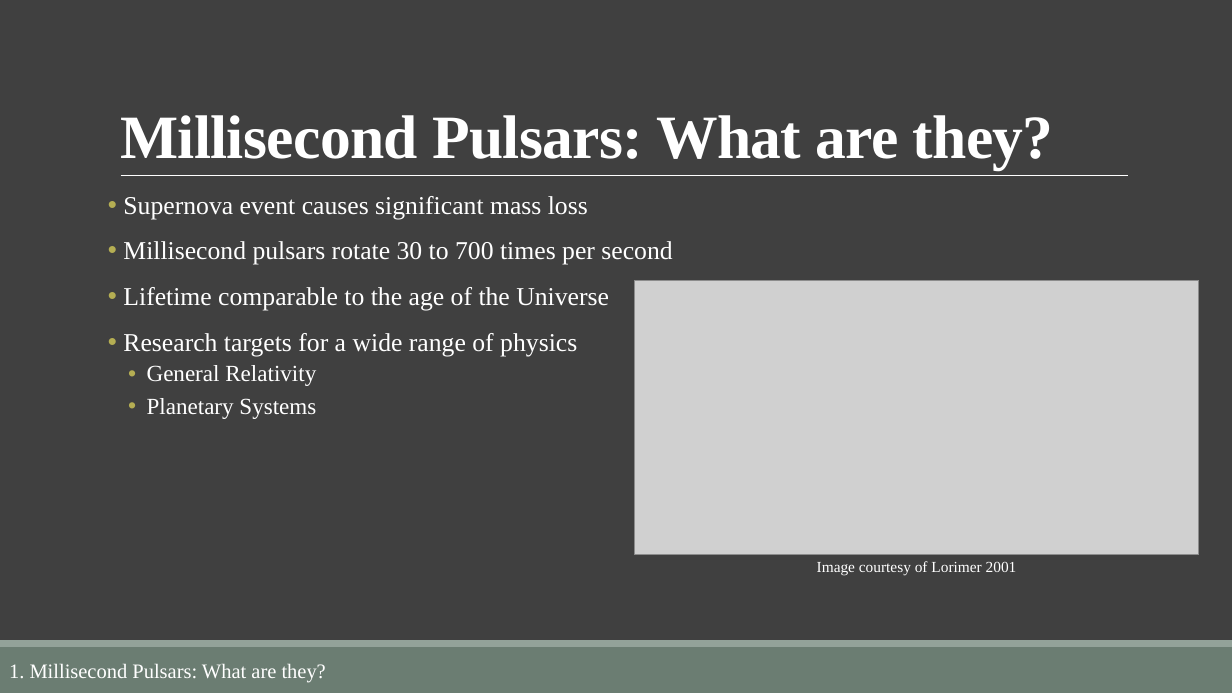
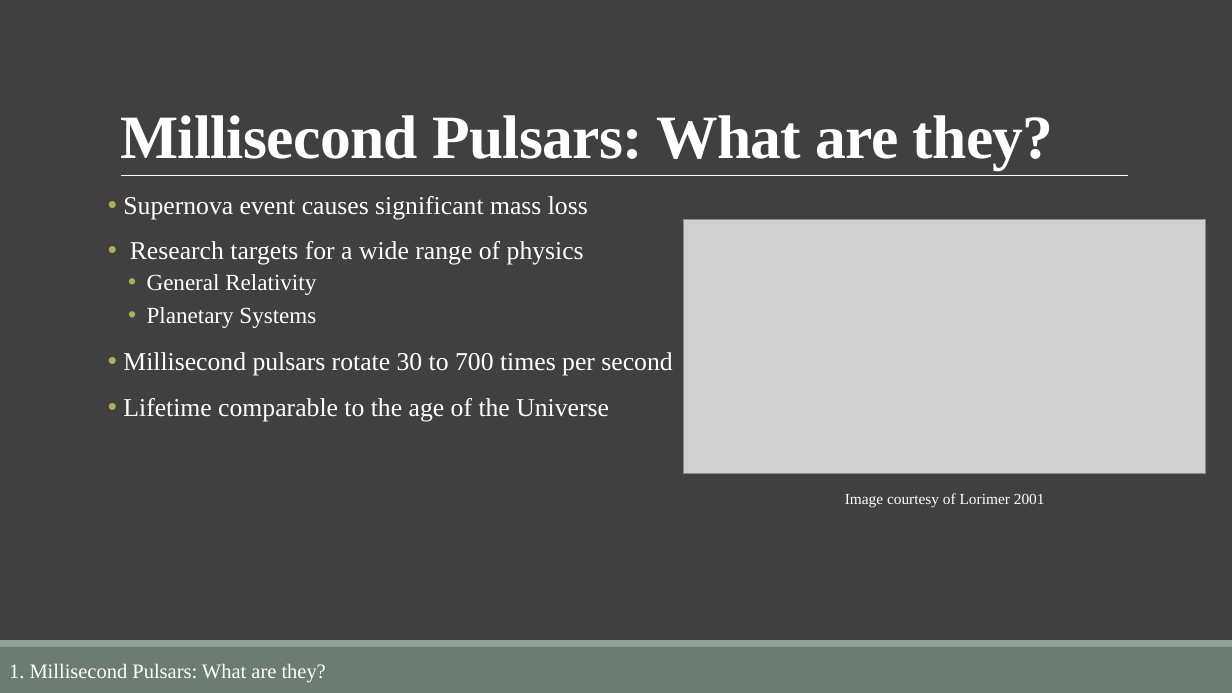
Before and after one commit to ErwanH29/Team-B-Millisecond-Pulsars, a slide deck: slide 5 of Documents/The Milky Way and its Millisecond Pulsar Population.pptx (slide 4 before the commit). Drawn at 1232x693 pixels with LibreOffice and Linux fonts; fonts in the diff are those of the drawing; grey boxes stand for pictures. Boxes give left, top, right and bottom in pixels: in the first picture for what was removed or moved away, otherwise in the second. Text is boxed around its words. In the diff, an @@ line names an element or a change of style, - is before the commit and + after.

```diff
--- a/Documents/The Milky Way and its Millisecond Pulsar Population.pptx
+++ b/Documents/The Milky Way and its Millisecond Pulsar Population.pptx
@@ picture: place and size @@
-picture at box(635, 280, 1200, 555)
+picture at box(684, 220, 1206, 473)
@@ text at box(123, 241, 672, 311): paragraphs removed @@
-• Millisecond pulsars rotate 30 to 700 times per second
-• Lifetime comparable to the age of the Universe
@@ text at box(123, 352, 672, 422): paragraphs added @@
+• Millisecond pulsars rotate 30 to 700 times per second
+• Lifetime comparable to the age of the Universe
@@ text "Image courtesy of Lorimer 2001": place and size @@
-text "Image courtesy of Lorimer 2001" at box(817, 561, 1017, 576)
+text "Image courtesy of Lorimer 2001" at box(845, 493, 1045, 508)
```
Also in this commit, not shown: 6 other slides changed, 1 slide added.
